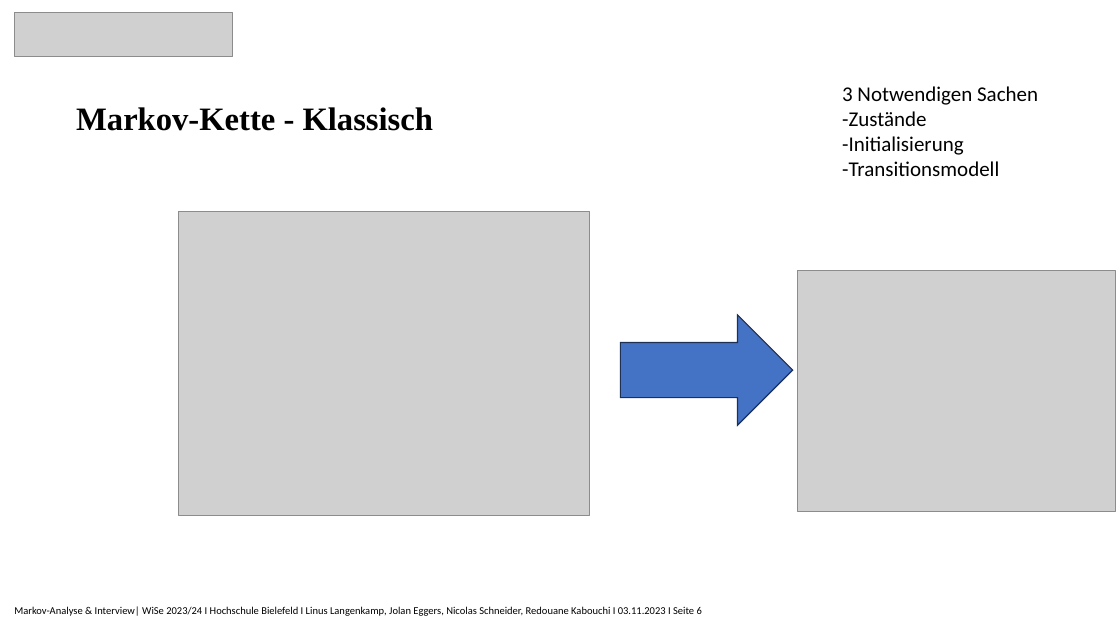
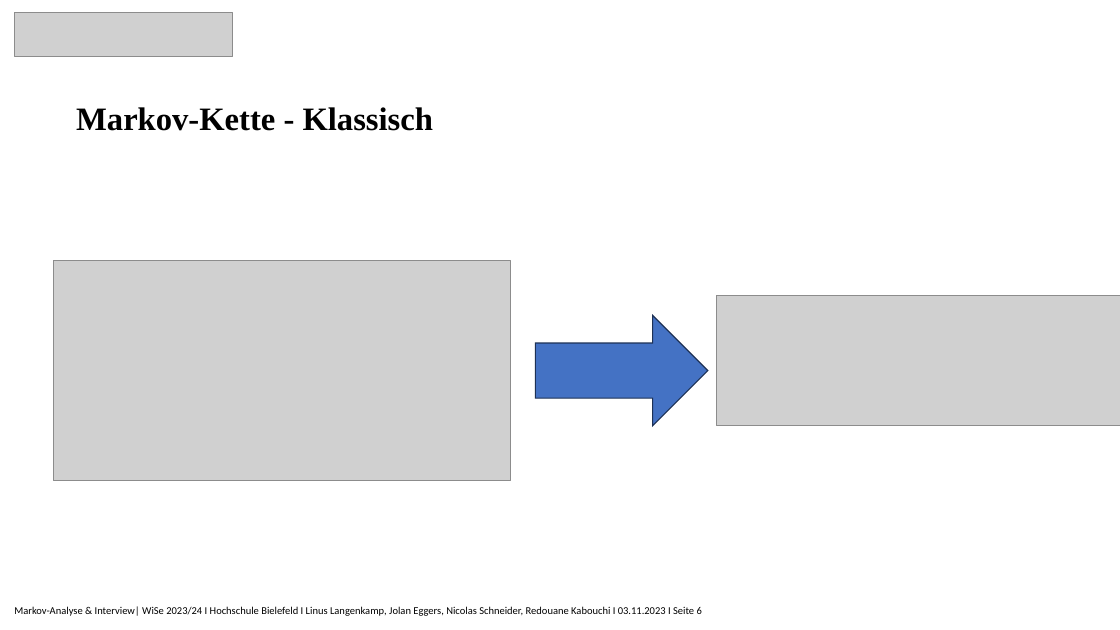
Before and after one commit to Nicolas2912/Risikomanagment_Rheinmetall, a slide deck: slide 6 of 2.Vortrag/Markov-Analyse_Präsentation.pptx. Drawn at 1120x630 pixels with LibreOffice and Linux fonts; fonts in the diff are those of the drawing; grey boxes stand for pictures. Boxes give left, top, right and bottom in pixels: in the first picture for what was removed or moved away, otherwise in the second. Text is boxed around its words. In the diff, an @@ line names an element or a change of style, - is before the commit and + after.

```diff
--- a/2.Vortrag/Markov-Analyse_Präsentation.pptx
+++ b/2.Vortrag/Markov-Analyse_Präsentation.pptx
@@ text removed at (842, 86, 1038, 176) @@
-3 Notwendigen Sachen
--Zustände
--Initialisierung
--Transitionsmodell
@@ picture removed at (179, 212, 590, 515) @@
@@ picture added at (53, 260, 511, 481) @@
@@ picture added at (717, 296, 1120, 426) @@
@@ picture removed at (798, 271, 1116, 512) @@
@@ right arrow: place and size @@
-right arrow at (621, 315, 793, 425)
+right arrow at (535, 316, 707, 426)
```
Also in this commit, not shown: 2 other slides changed, 3 other files.
